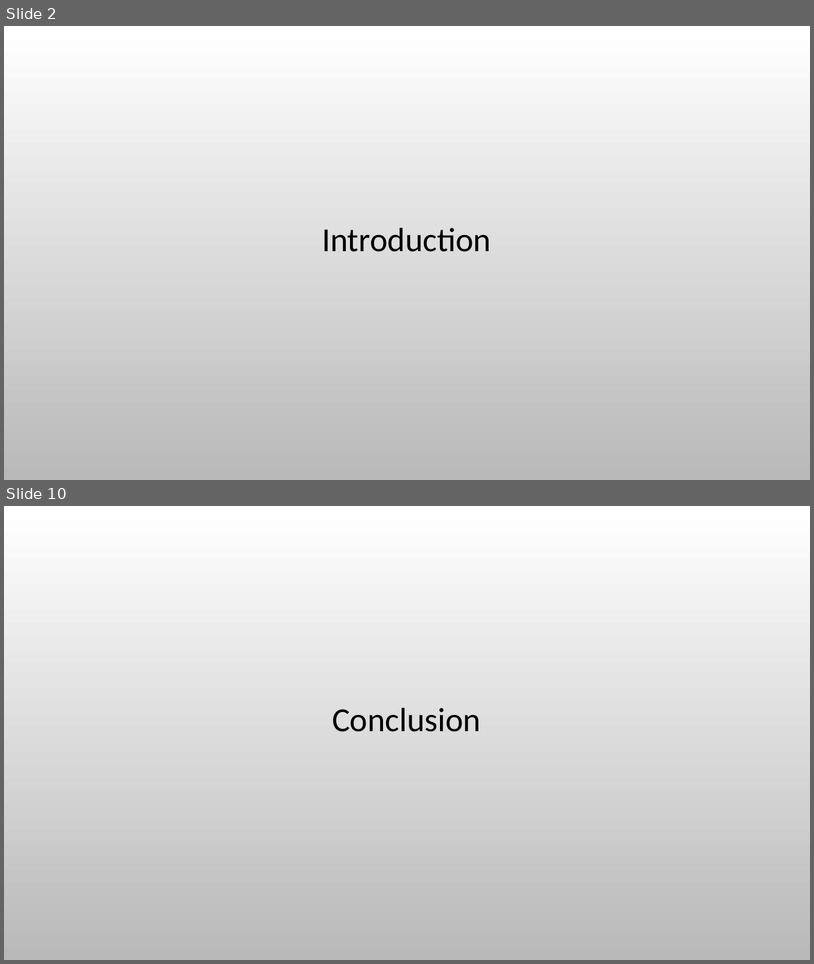
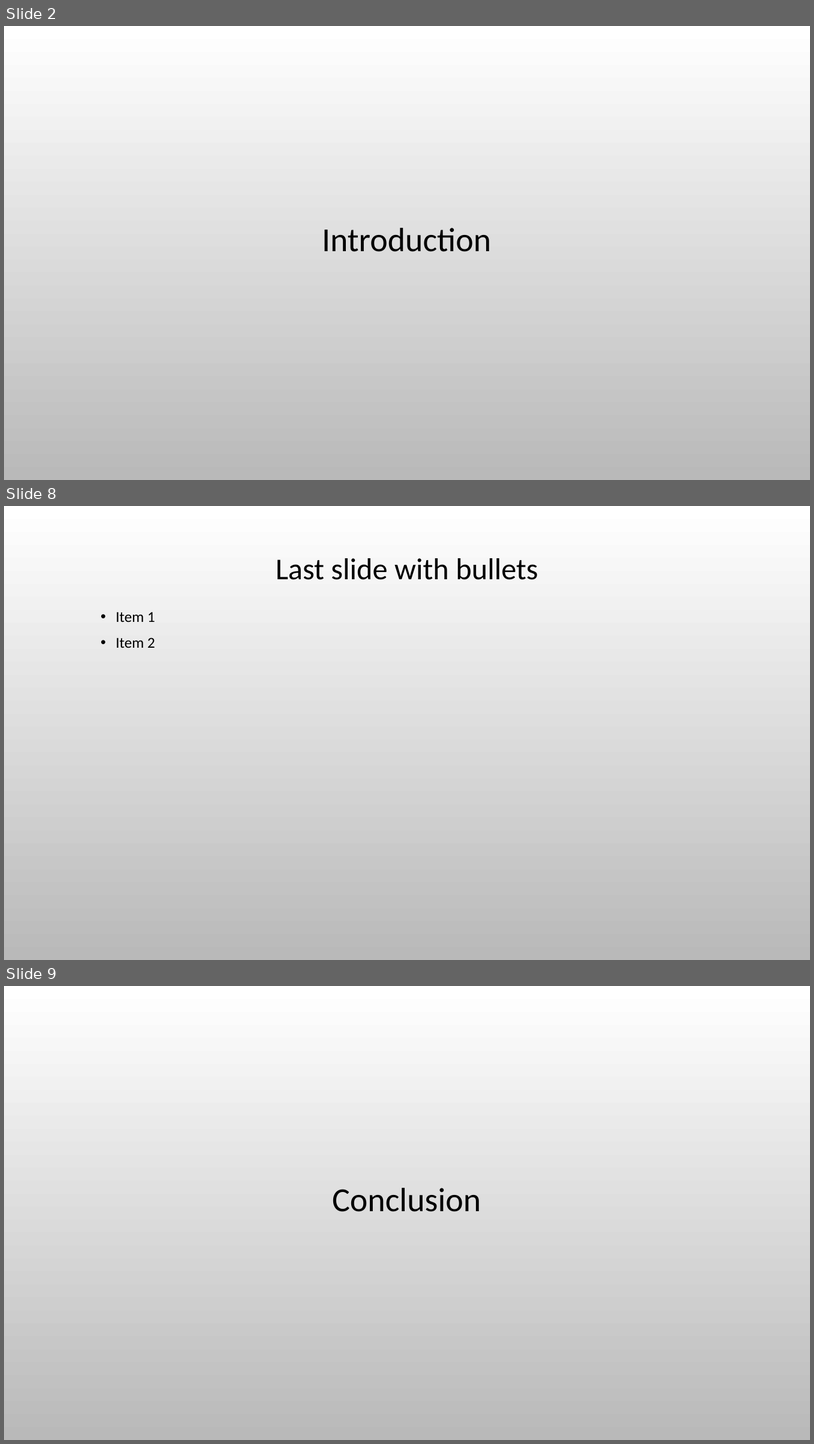
Before and after one commit to ted-dunstone/reports, a slide deck: simple/presentation.pptx. Shown one above the other, each under a label of ours: slides 2 and 10 before the commit, slides 2, 8 and 9 after it; the slides between them are not shown. The pictures are 814x964 and 814x1444 pixels, drawn with LibreOffice and Linux fonts; fonts in the diff are those of the drawing; background and template pictures are left out. Boxes give left, top, right and bottom in pixels: in the first picture for what was removed or moved away, otherwise in the second. Text is boxed around its words. In the diff, an @@ line names an element or a change of style, - is before the commit and + after.

```diff
--- a/simple/presentation.pptx
+++ b/simple/presentation.pptx
@@ slide 8 added at (4, 506, 810, 960), background picture (left out) @@
@@ title added at (276, 558, 538, 580), 36 pt, text #000000 @@
+Last slide with bullets
@@ text added at (116, 612, 155, 648), 18 pt, text #000000 @@
+  • Item 1
+  • Item 2
@@ what was slide 10 is now slide 9 @@
```
Also in this commit, not shown: 2 slides changed, 5 other slides added, 12 slides removed, 35 other files.
